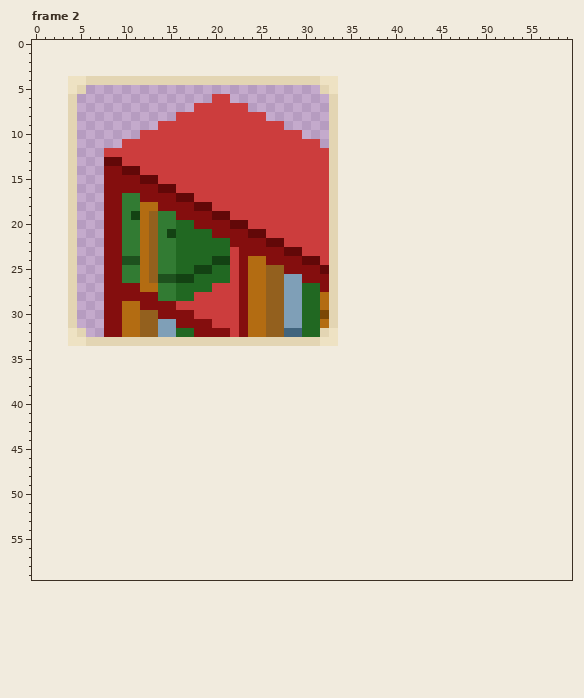
Pixel-art file: Assets/Sprites/Environment/Options/Furniture/.BookcaseOption.aseprite. Above, as it was before the edit.
30x30 pixels, 3 frames. Colours within 5 levels of each other are drawn and written as one. Shown: frame 2. The old version is drawn lined up with the new one, on the new canvas. The commit also changed other frames, which this record leaves out.
Once edited:
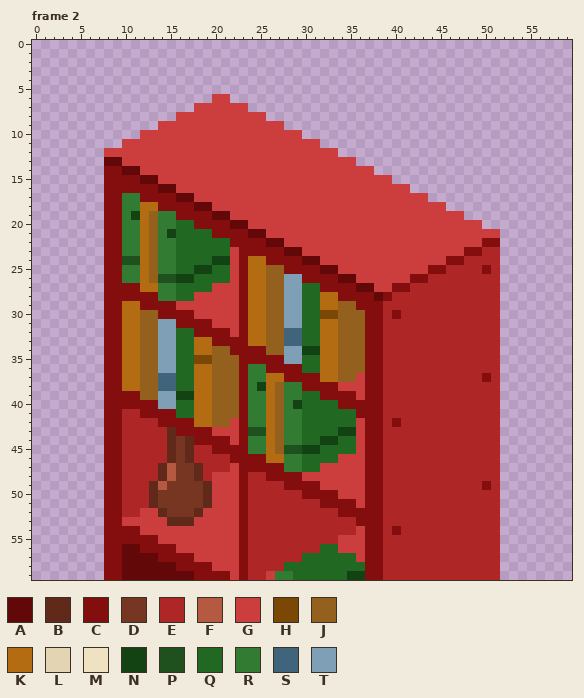
Palette (. is transparent): A #620808  B #602919  C #840e0e  D #773622  E #ae2626  F #b55a40  G #cc3d3d  H #7b4705  J #93601e  K #b36c12  L #e3d5b3  M #eee2c3  N #134213  P #1e511e  Q #216822  R #327b33  S #41647d  T #7f9fb7
The exact change:
canvas 30x30 -> 60x60, the old top-left corner now at 4,4
Frame 2:
y 4: x 4..33 MMLLLLLLLLLLLLLLLLLLLLLLLLLLMM -> ..............................
y 5: x 4..5 ML -> ..; x 32..33 LM -> ..
y 6..11: x 4 L -> .; x 33 L -> .
y 12: x 4 L -> .; x 33 L -> G
y 13: x 4 L -> .; x 33..35 L.. -> GGG
y 14: x 4 L -> .; x 33..37 L.... -> GGGGG
y 15: x 4 L -> .; x 33..39 L...... -> GGGGGGG
y 16: x 4 L -> .; x 33..41 L........ -> GGGGGGGGG
y 17: x 4 L -> .; x 33..43 L.......... -> GGGGGGGGGGG
y 18: x 4 L -> .; x 33..45 L............ -> GGGGGGGGGGGGG
y 19: x 4 L -> .; x 33..47 L.............. -> GGGGGGGGGGGGGGG
y 20: x 4 L -> .; x 33..49 L................ -> GGGGGGGGGGGGGGGGG
y 21: x 4 L -> .; x 33..51 L.................. -> GGGGGGGGGGGGGGGGGGG
y 22: x 4 L -> .; x 33..51 L.................. -> GGGGGGGGGGGGGGGGGCC
y 23: x 4 L -> .; x 33..51 L.................. -> GGGGGGGGGGGGGGGCCEE
y 24: x 4 L -> .; x 33..51 L.................. -> GGGGGGGGGGGGGCCEEEE
y 25: x 4 L -> .; x 33..51 L.................. -> AGGGGGGGGGGCCEEEECE
y 26: x 4 L -> .; x 33..51 L.................. -> CAAGGGGGGCCEEEEEEEE
y 27: x 4 L -> .; x 33..51 L.................. -> CCCAAGGCCEEEEEEEEEE
y 28: x 4 L -> .; x 33..51 L.................. -> KCCCCACEEEEEEEEEEEE
y 29: x 4 L -> .; x 33..51 L.................. -> KJJCCCEEEEEEEEEEEEE
y 30: x 4 L -> .; x 33..51 L.................. -> HJJJCCECEEEEEEEEEEE
y 31: x 4 L -> .; x 33..51 L.................. -> KJJJCCEEEEEEEEEEEEE
y 32: x 4..5 ML -> ..; x 32..51 LM.................. -> KKJJJCCEEEEEEEEEEEEE
y 33: x 4..51 MMLLLLLLLLLLLLLLLLLLLLLLLLLLMM.................. -> ....CCKKJJTTQQKKCCCCKKJJSSQQKKJJJCCEEEEEEEEEEEEE
y 34: x 8..51 ............................................ -> CCKKJJTTQQKKJJCCCCJJTTNNKKJJJCCEEEEEEEEEEEEE
y 35: x 8..51 ............................................ -> CCKKJJTTQQHHJJJCCCCCTTQQKKJJJCCEEEEEEEEEEEEE
y 36: x 8..51 ............................................ -> CCKKJJTTQQKKJJJCRRCCCCQQKKJJJCCEEEEEEEEEEEEE
y 37: x 8..51 ............................................ -> CCKKJJSSQQKKJJJCRRKKCCCCKKJJGCCEEEEEEEEEEECE
y 38: x 8..51 ............................................ -> CCKKJJSSQQKKJJJCRNKJRRCCCCGGGCCEEEEEEEEEEEEE
y 39: x 8..51 ............................................ -> CCCCJJTTNNKKJJJCRRKJRRQQCCCCGCCEEEEEEEEEEEEE
y 40: x 8..51 ............................................ -> CCCCCCTTQQKKJJJCRRKJRNQQQQCCCCCEEEEEEEEEEEEE
y 41: x 8..51 ............................................ -> CCEECCCCQQKKJJJCRRKJRRQQQQQQCCCEEEEEEEEEEEEE
y 42: x 8..51 ............................................ -> CCEEEECCCCKKJJGCRRKJRRQQQQQQGCCECEEEEEEEEEEE
y 43: x 8..51 ............................................ -> CCEEEEEBCCCCGGGCPPKJRRQQQQNNGCCEEEEEEEEEEEEE
y 44: x 8..51 ............................................ -> CCEEEEEBDBCCCCGCRRKJRRQQNNQQGCCEEEEEEEEEEEEE
y 45: x 8..51 ............................................ -> CCEEEEEBDBEECCCCRRKJPPNNQQQQGCCEEEEEEEEEEEEE
y 46: x 8..51 ............................................ -> CCEEEEEBDBEEEECCCCKKRRQQQQGGGCCEEEEEEEEEEEEE
y 47: x 8..51 ............................................ -> CCEEEEBFDDBEEEGCCCCCRRQQGGGGGCCEEEEEEEEEEEEE
y 48: x 8..51 ............................................ -> CCEEEEBFDDBEGGGCEECCCCGGGGGGGCCEEEEEEEEEEEEE
y 49: x 8..51 ............................................ -> CCEEEBFDDDDBGGGCEEEECCCCGGGGGCCEEEEEEEEEEECE
y 50: x 8..51 ............................................ -> CCEEEBDDDDDBGGGCEEEEEECCCCGGGCCEEEEEEEEEEEEE
y 51: x 8..51 ............................................ -> CCEEEBDDDDDBGGGCEEEEEEEECCCCGCCEEEEEEEEEEEEE
y 52: x 8..51 ............................................ -> CCEEGGBDDDBGGGGCEEEEEEEEEECCCCCEEEEEEEEEEEEE
y 53: x 8..51 ............................................ -> CCGGGGGBBBGGGGGCEEEEEEEEEEEECCCEEEEEEEEEEEEE
y 54: x 8..51 ............................................ -> CCCCGGGGGGGGGGGCEEEEEEEEEEEEGCCECEEEEEEEEEEE
y 55: x 8..51 ............................................ -> CCCCCCGGGGGGGGGCEEEEEEEEEEGGGCCEEEEEEEEEEEEE
y 56: x 8..51 ............................................ -> CCAACCCCGGGGGGGCEEEEEEEEQQGGGCCEEEEEEEEEEEEE
y 57: x 8..51 ............................................ -> CCAAAACCCCGGGGGCEEEEEEQQQQQQGCCEEEEEEEEEEEEE
y 58: x 8..51 ............................................ -> CCAAAAAACCCCGGGCEEEEQQQQQQQQQCCEEEEEEEEEEEEE
y 59: x 8..51 ............................................ -> CCAAAAAAAACCCCGCEEGRRQQQQQQNNCCEEEEEEEEEEEEE
